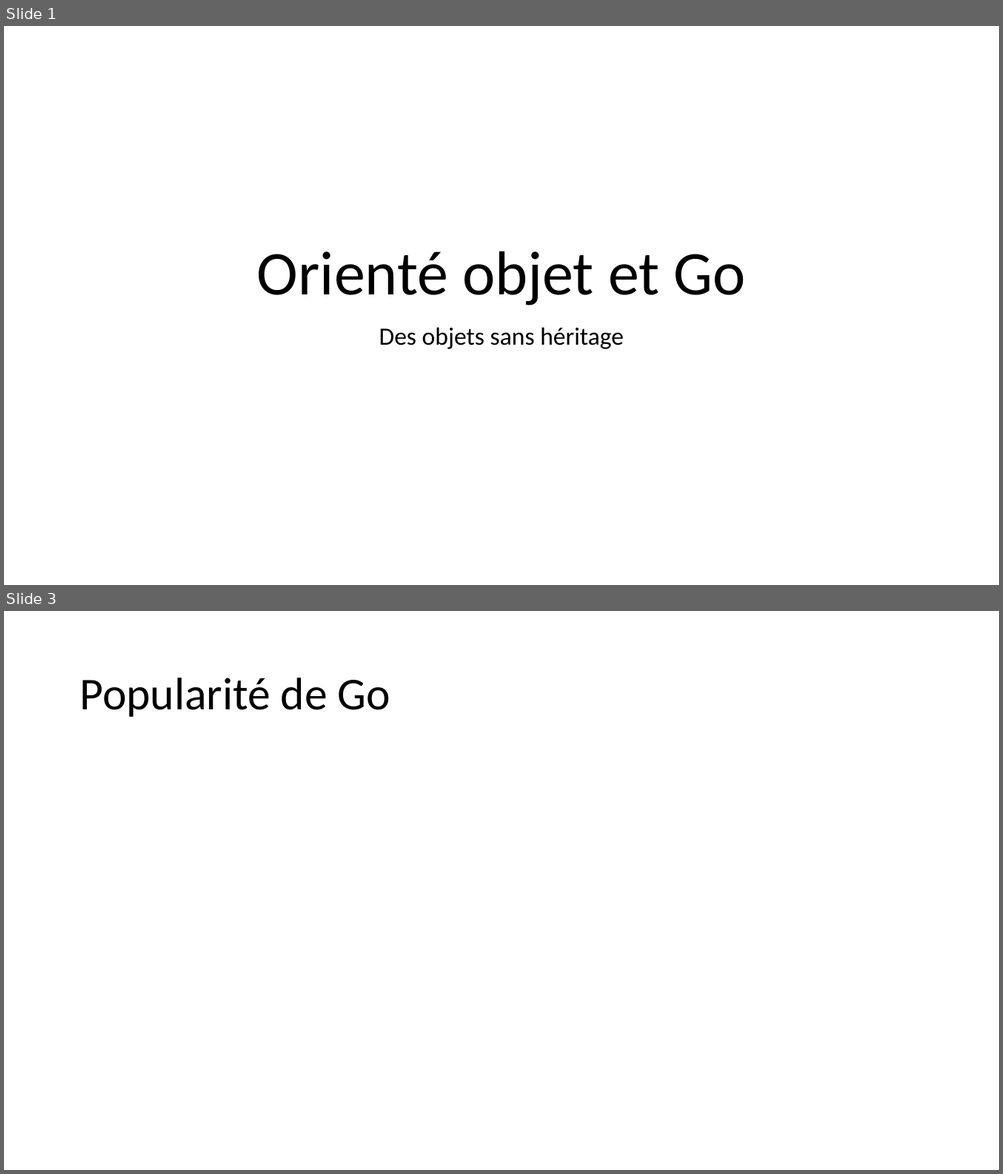
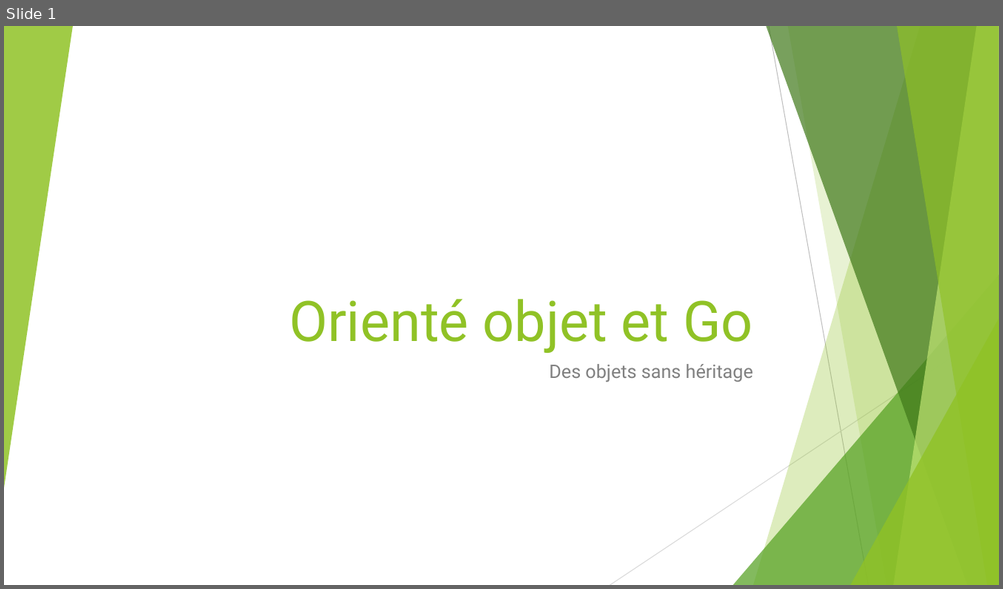
Before and after one commit to worming004/OOPAndGo, a slide deck: PPT/OOPAndGo.pptx. Shown one above the other, each under a label of ours: slides 1 and 3 before the commit, slide 1 after it; the slides between them are not shown. The pictures are 1003x1174 and 1003x589 pixels, drawn with LibreOffice and Linux fonts; fonts in the diff are those of the drawing. Boxes give left, top, right and bottom in pixels: in the first picture for what was removed or moved away, otherwise in the second. Text is boxed around its words. In the diff, an @@ line names an element or a change of style, - is before the commit and + after.

```diff
--- a/PPT/OOPAndGo.pptx
+++ b/PPT/OOPAndGo.pptx
@@ slide 3 removed at bbox=[4, 611, 999, 1170], background #FFFFFF @@
@@ title removed at bbox=[79, 678, 390, 717] @@
-Popularité de Go
@@ slide 1 changed as well @@
@@ group added at bbox=[4, 26, 999, 585]: 5 freeform shapes, 3 triangles, 2 lines @@
@@ title "Orienté objet et Go": place and size @@
-title "Orienté objet et Go" at bbox=[257, 251, 745, 306]
+title "Orienté objet et Go" at bbox=[289, 299, 753, 353]
@@ title "Orienté objet et Go" at bbox=[289, 299, 753, 353]: size 60 to 54 pt, font Calibri to Roboto, text colour #000000 to #90C226; alignment centre to right; line spacing 0.9 to 1 @@
@@ subtitle "Des objets sans héritage": place and size @@
-subtitle "Des objets sans héritage" at bbox=[379, 327, 623, 349]
+subtitle "Des objets sans héritage" at bbox=[549, 364, 753, 383]
@@ subtitle "Des objets sans héritage" at bbox=[549, 364, 753, 383]: size 24 to 18 pt, font Calibri to Roboto, text colour #000000 to #808080; alignment centre to right; line spacing 0.9 to 1 @@
```
Also in this commit, not shown: 9 other slides changed, 1 slide added, 1 other slide removed.
